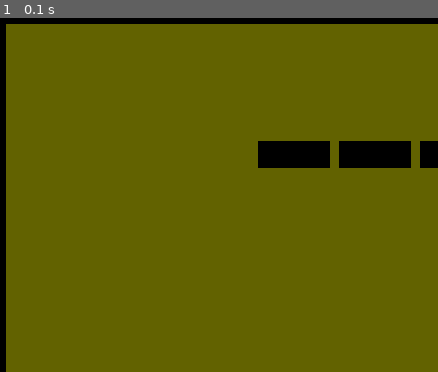
Above: before the commit, frame 1.
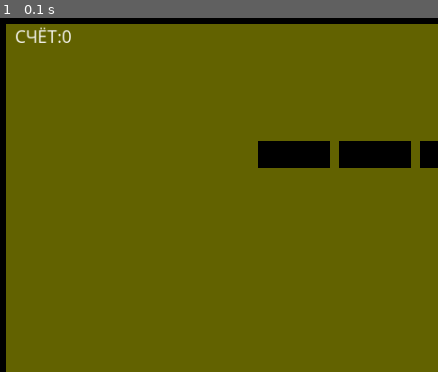
Above: after the commit, the same moment.

Repository: EgorSWEB/pygame
Game: pygame game, started from lesson_21_02.py
Same seed, same stepped clock (60 frames per second), same inputs: the game is played once before the commit and once after it.
Inputs:
- Up to frame 1 (0.1 s): no input
The pictures show only the part of the screen within x 0-50%, y 0-50%; the shares and areas given below are measured in that part.

The runs differ from the first frame. In frame 1, 0.2% of the frame differs, in the area x 3-17%, y 2-8%.

Commit message:
Add files via upload
добавили подпрограммы

Diff:
--- a/lesson_21_02.py
+++ b/lesson_21_02.py
@@ -1,56 +1,8 @@
 import pygame
 import random
 
-COLOR = (100, 100, 0)
-W = 1000
-H = 800
-SIZE = (W, H)
-FPS = 60
-WW = 20
-R_C = 15
-
-pygame.init()
-pygame.mixer.init()
-screen = pygame.display.set_mode(SIZE)
-screen.fill(COLOR)
-pygame.display.set_caption("Моя игра")
-pygame.draw.rect(screen, (0, 0, 0), (0, 0, W, H + WW), WW)
-
-x_circle = W // 2
-y_circle = H // 2 + 300
-vx_circle = 0
-vy_circle = 0
-
-w_plat = 100
-h_plat = 5
-x_plat = W // 2 - w_plat // 2
-y_plat = H // 2 + 300 + R_C + 1
-
-W_B = 80
-H_B = 30
-
-pygame.draw.circle(screen, (255, 255, 255), (x_circle, y_circle), R_C)
-pygame.draw.rect(screen, (0, 0, 0), (x_plat, y_plat, w_plat, h_plat), 0)
-
-blocks = []
-for i in range(5):
-    blocks.append(pygame.draw.rect(screen, (0, 0, 0), ((W_B + 10) * i + 300, 150, W_B, H_B), 0))
-print(blocks)
-
-
-running = True
-loose = False
-
-while running:
-    pygame.time.wait(1000 // FPS)
-    screen.fill(COLOR)
-    for i in range(len(blocks)):
-        pygame.draw.rect(screen, (0, 0, 0), blocks[i], 0)
-
-
-    pygame.draw.rect(screen, (0, 0, 0), (0, 0, W, H + WW), WW)
-    circle = pygame.draw.circle(screen, (255, 255, 255), (x_circle, y_circle), R_C)
-
+def processing_blocks():
+    global blocks, circle, no_jump, vx_circle, vy_circle, cnt, x_circle, y_circle, W_B, H_B, W, WW
 
     no_jump = True
 
@@ -99,13 +51,80 @@
                         vx_circle *= -1
                 no_jump = False
             blocks.pop(i)
+            cnt += 1
+            blocks.append(pygame.draw.rect(screen, (0, 0, 0), ((random.randint(WW, W - WW - W_B), random.randint(WW, 200), W_B, H_B)), 0))
 
-    plat = pygame.draw.rect(screen, (0, 0, 0), (x_plat, y_plat, w_plat, h_plat), 0)
+def reflection_wall():
+    global blocks, circle, no_jump, vx_circle, vy_circle
 
     if x_circle >= W - WW - R_C or x_circle <= R_C + WW:
         vx_circle = vx_circle * (-1)
     if y_circle <= WW + R_C:
         vy_circle = vy_circle * (-1)
+
+
+COLOR = (100, 100, 0)
+W = 1000
+H = 800
+SIZE = (W, H)
+FPS = 60
+WW = 20
+R_C = 15
+
+pygame.init()
+pygame.mixer.init()
+screen = pygame.display.set_mode(SIZE)
+screen.fill(COLOR)
+pygame.display.set_caption("Моя игра")
+pygame.draw.rect(screen, (0, 0, 0), (0, 0, W, H + WW), WW)
+
+x_circle = W // 2
+y_circle = H // 2 + 300
+vx_circle = 0
+vy_circle = 0
+
+w_plat = 100
+h_plat = 5
+x_plat = W // 2 - w_plat // 2
+y_plat = H // 2 + 300 + R_C + 1
+
+W_B = 80
+H_B = 30
+
+pygame.draw.circle(screen, (255, 255, 255), (x_circle, y_circle), R_C)
+pygame.draw.rect(screen, (0, 0, 0), (x_plat, y_plat, w_plat, h_plat), 0)
+
+blocks = []
+for i in range(5):
+    blocks.append(pygame.draw.rect(screen, (0, 0, 0), ((W_B + 10) * i + 300, 150, W_B, H_B), 0))
+print(blocks)
+
+
+running = True
+loose = False
+cnt = 0
+
+pygame.font.init()
+font_cnt = pygame.font.SysFont('Comic Sans MS', 20)
+data = 'СЧЁТ:'
+ts_2 = font_cnt.render(data + str(cnt), True, (255, 255, 255))
+screen.blit(ts_2, (WW + 10, WW))
+
+while running:
+    pygame.time.wait(1000 // FPS)
+    screen.fill(COLOR)
+    for i in range(len(blocks)):
+        pygame.draw.rect(screen, (0, 0, 0), blocks[i], 0)
+
+
+    pygame.draw.rect(screen, (0, 0, 0), (0, 0, W, H + WW), WW)
+    circle = pygame.draw.circle(screen, (255, 255, 255), (x_circle, y_circle), R_C)
+
+    processing_blocks()
+
+    plat = pygame.draw.rect(screen, (0, 0, 0), (x_plat, y_plat, w_plat, h_plat), 0)
+
+    reflection_wall()
 
     if plat.colliderect(circle):
         if(y_circle >= y_plat - R_C and y_circle + R_C <= y_plat + h_plat and x_circle >= x_plat and x_circle <= x_plat + w_plat):
@@ -130,6 +149,8 @@
             if x_plat > WW + 40:
                 x_plat -= 40
 
+    ts_2 = font_cnt.render(data + str(cnt), True, (255, 255, 255))
+    screen.blit(ts_2, (WW + 10, WW))
     pygame.display.flip()
 
     if (y_circle > H):
@@ -139,7 +160,6 @@
 running = True
 
 if loose:
-    pygame.font.init() # Инициализация модуля font
     font = pygame.font.SysFont('Comic Sans MS', 100)
 # Шрифт Comic Sans MS, размер 15
     data = 'GAME OVER'
